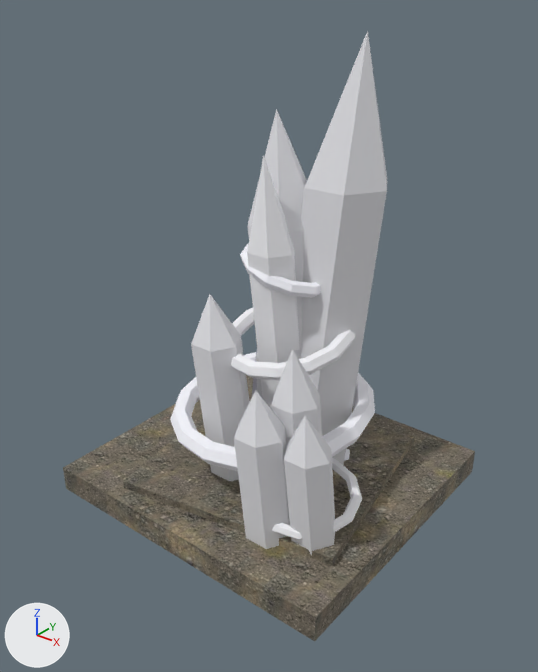
The glTF model resources/deposits/models/resonite.glb: old version first, new version second.
Rendered twice from a 50 mm lens placed at (1.51, -1.91, 1.82), pointed at (0.04, -0.07, 0.68). Arrows for +X, +Y and +Z are at lower left; the lights stay in place. The picture after the commit comes second. Where no turn or scale is listed for an object, it has been applied to the vertices. Vertices at exactly the same position are counted once.

In view in the first picture: 'ResBase', 'ResBase2', 'ResCluster_Main', 'ResRing_0', 'ResRing_1', 'ResRing_2', 'ResRing_3', 'ResSmallFR', 'ResTall' and 2 more.
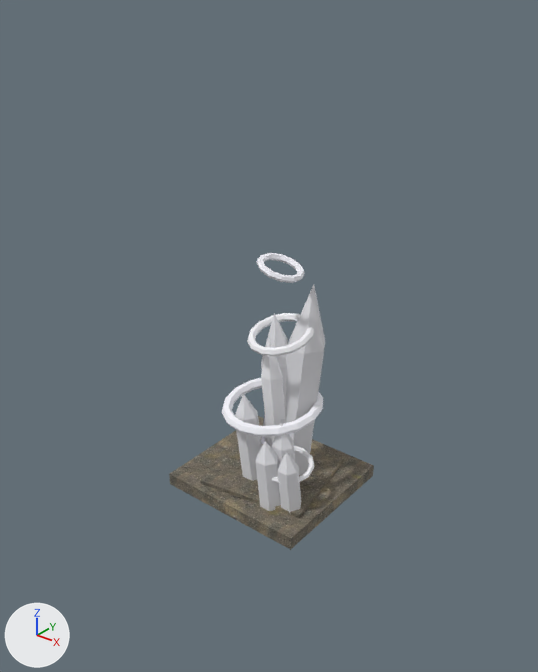
The change, as a diff of the scene's bpy script:
```diff
--- a/resources/deposits/models/resonite.glb.py
+++ b/resources/deposits/models/resonite.glb.py
@@ me_box @@
-me_box.from_pydata(...)  # 8 vertices, 12 faces; spans x -0.6..0.6, y -0.55..0.55, z 0.0..0.1
+me_box.from_pydata(...)  # 8 vertices, 12 faces; spans x -0.3..0.3, y -0.275..0.275, z 0.0..0.05
+# me_box part 1: the whole mesh is scaled about the mesh origin by 0.5
 me_box.materials.append(mat_ph_rock_ground_02)
@@ me_box_001 @@
-me_box_001.from_pydata(...)  # 8 vertices, 12 faces; spans x -0.488..0.488, y -0.468..0.468, z 0.0..0.07
+me_box_001.from_pydata(...)  # 8 vertices, 12 faces; spans x -0.244..0.244, y -0.234..0.234, z 0.0..0.035
+# me_box_001 part 2: the whole mesh is scaled about the mesh origin by 0.5
 me_box_001.materials.append(mat_ph_rock_ground_02_001)
@@ me_crystal @@
-me_crystal.from_pydata(...)  # 65 vertices, 110 faces; spans x -0.21..0.32, y -0.25..0.32, z 0.0..1.56
+me_crystal.from_pydata(...)  # 65 vertices, 110 faces; spans x -0.11..0.16, y -0.13..0.16, z 0.0..0.78
+# me_crystal part 3: the whole mesh is scaled about the mesh origin by 0.5
 me_crystal.materials.append(mat_crystalmat)
@@ me_torus @@
-me_torus.from_pydata(...)  # 96 vertices, 192 faces; spans x -0.389..0.389, y -0.389..0.389, z -0.072..0.072
+me_torus.from_pydata(...)  # 96 vertices, 192 faces; spans x -0.195..0.195, y -0.194..0.194, z -0.036..0.036
+# me_torus part 4: the whole mesh is scaled about its middle by 0.5
 me_torus.materials.append(mat_torusmat)
@@ me_torus_001 @@
-me_torus_001.from_pydata(...)  # 84 vertices, 168 faces; spans x -0.246..0.246, y -0.243..0.243, z -0.083..0.083
+me_torus_001.from_pydata(...)  # 84 vertices, 168 faces; spans x -0.123..0.123, y -0.121..0.121, z -0.042..0.042
+# me_torus_001 part 5: the whole mesh is scaled about its middle by 0.5
 me_torus_001.materials.append(mat_crystalmat_001)
@@ me_torus_002 @@
-me_torus_002.from_pydata(...)  # 72 vertices, 144 faces; spans x -0.163..0.163, y -0.171..0.171, z -0.071..0.071
+me_torus_002.from_pydata(...)  # 72 vertices, 144 faces; spans x -0.082..0.082, y -0.086..0.086, z -0.035..0.035
+# me_torus_002 part 6: the whole mesh is scaled about its middle by 0.5
 me_torus_002.materials.append(mat_torusmat)
@@ me_torus_003 @@
-me_torus_003.from_pydata(...)  # 72 vertices, 144 faces; spans x -0.199..0.199, y -0.198..0.198, z -0.048..0.048
+me_torus_003.from_pydata(...)  # 72 vertices, 144 faces; spans x -0.1..0.1, y -0.099..0.099, z -0.024..0.024
+# me_torus_003 part 7: the whole mesh is scaled about its middle by 0.5
 me_torus_003.materials.append(mat_crystalmat_001)
@@ me_crystal_002 @@
-me_crystal_002.from_pydata(...)  # 39 vertices, 66 faces; spans x -0.154..0.186, y -0.236..0.075, z 0.0..0.686
+me_crystal_002.from_pydata(...)  # 39 vertices, 66 faces; spans x -0.077..0.093, y -0.118..0.037, z 0.0..0.343
+# me_crystal_002 part 8: the whole mesh is scaled about the mesh origin by 0.5
 me_crystal_002.materials.append(mat_crystalmat)
@@ me_crystal_001 @@
-me_crystal_001.from_pydata(...)  # 13 vertices, 22 faces; spans x -0.113..0.088, y -0.164..0.076, z 0.0..1.206
+me_crystal_001.from_pydata(...)  # 13 vertices, 22 faces; spans x -0.057..0.044, y -0.082..0.038, z 0.0..0.603
+# me_crystal_001 part 9: the whole mesh is scaled about the mesh origin by 0.5
 me_crystal_001.materials.append(mat_crystalmat_001)
@@ ob_resbase2 @@
 ob_resbase2 = bpy.data.objects.new('ResBase2', me_box_001)
-ob_resbase2.location = (0.03, -0.02, 0.06)
+ob_resbase2.location = (0.015, -0.01, 0.03)
@@ ob_rescluster_main @@
 ob_rescluster_main = bpy.data.objects.new('ResCluster_Main', me_crystal)
-ob_rescluster_main.location = (0.0, 0.0, 0.1)
+ob_rescluster_main.location = (0.0, 0.0, 0.05)
@@ ob_resring_1 @@
 ob_resring_1 = bpy.data.objects.new('ResRing_1', me_torus_001)
-ob_resring_1.location = (0.05, 0.03, 0.65)
+ob_resring_1.location = (0.025, 0.015, 0.65)
@@ ob_resring_2 @@
 ob_resring_2 = bpy.data.objects.new('ResRing_2', me_torus_002)
-ob_resring_2.location = (0.03, 0.05, 0.9)
+ob_resring_2.location = (0.015, 0.025, 0.9)
@@ ob_resring_3 @@
 ob_resring_3 = bpy.data.objects.new('ResRing_3', me_torus_003)
-ob_resring_3.location = (0.3, -0.2, 0.2)
+ob_resring_3.location = (0.15, -0.1, 0.2)
@@ ob_ressmallfr @@
 ob_ressmallfr = bpy.data.objects.new('ResSmallFR', me_crystal_002)
-ob_ressmallfr.location = (0.3, -0.2, 0.07)
+ob_ressmallfr.location = (0.15, -0.1, 0.035)
@@ ob_restall @@
 ob_restall = bpy.data.objects.new('ResTall', me_crystal_001)
-ob_restall.location = (0.05, 0.05, 0.1)
+ob_restall.location = (0.025, 0.025, 0.05)
```

What differs and where, as boxes [x1, y1, x2, y2] in the pictures (538 x 672 px):
'ResBase', rescaled (50% narrower, 49% shorter)
    before: [63, 375, 475, 641]
    after: [169, 416, 374, 550]
'ResCluster_Main', rescaled (54% narrower, 56% shorter)
    before: [191, 31, 387, 481]
    after: [235, 285, 325, 481]
'ResSmallFR', rescaled (54% narrower, 56% shorter)
    before: [234, 348, 335, 556]
    after: [255, 422, 301, 513]
'ResBase2', rescaled (51% narrower, 53% shorter)
    before: [123, 391, 414, 566]
    after: [201, 437, 344, 518]
'ResTall', rescaled (54% narrower, 56% shorter)
    before: [247, 156, 300, 410]
    after: [261, 337, 285, 448]
'ResRing_0', rescaled (50% narrower, 50% shorter)
    before: [170, 352, 375, 471]
    after: [222, 378, 323, 437]
'ResRing_1', moved, rescaled
    before: [231, 307, 355, 381]
    after: [247, 313, 314, 356]
'ResRing_2', moved, rescaled
    before: [240, 243, 321, 298]
    after: [257, 253, 305, 283]
'ResRing_3', moved, rescaled (52% narrower, 54% shorter)
    before: [272, 458, 362, 540]
    after: [272, 446, 315, 483]
